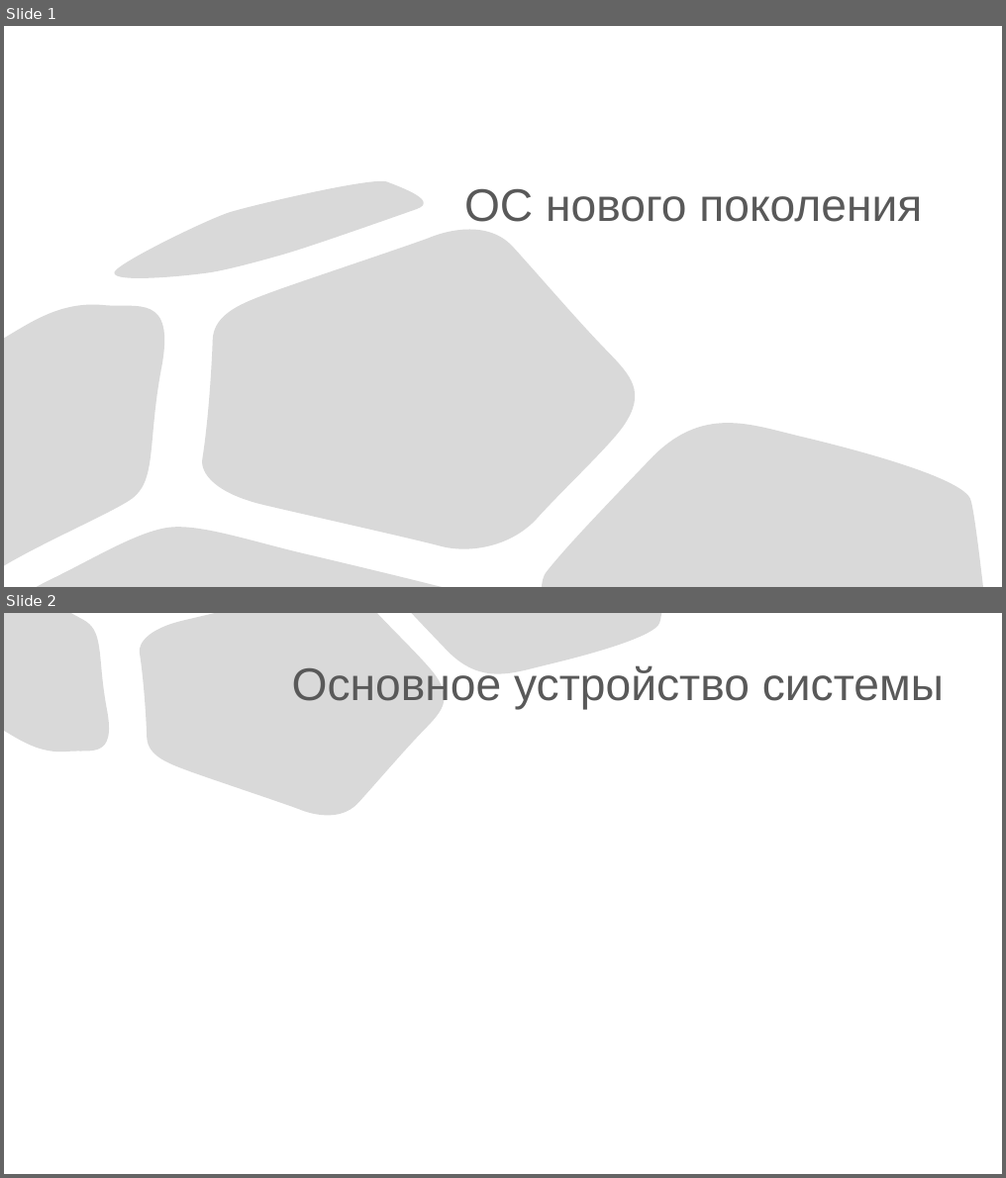
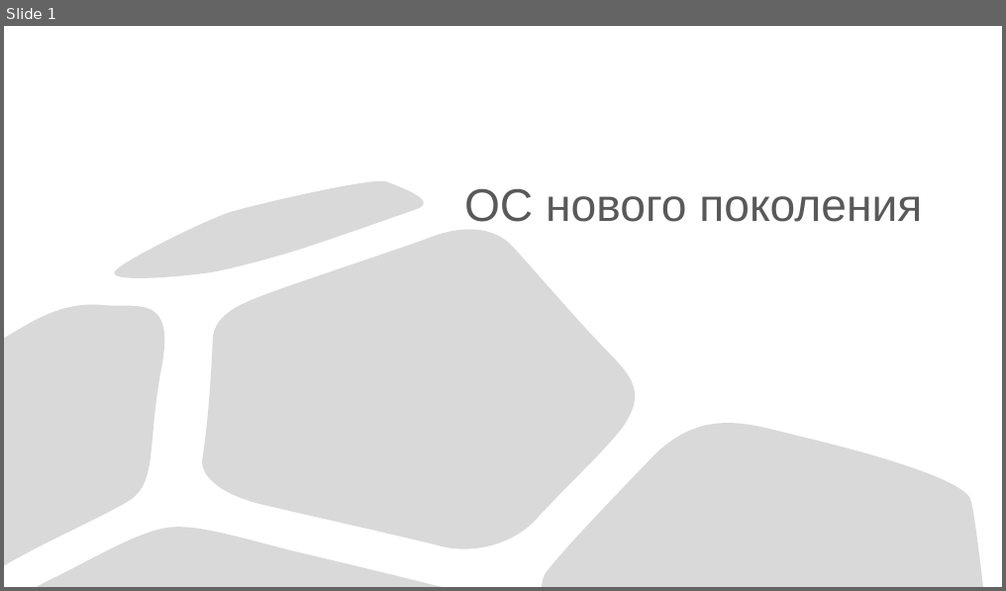
Before and after one commit to slawacats/clyx, a slide deck: NewOS.pptx. Shown one above the other, each under a label of ours: slides 1 and 2 before the commit, slide 1 after it. The pictures are 1006x1178 and 1006x591 pixels, drawn with LibreOffice and Linux fonts; fonts in the diff are those of the drawing. Boxes give left, top, right and bottom in pixels: in the first picture for what was removed or moved away, otherwise in the second. Text is boxed around its words. In the diff, an @@ line names an element or a change of style, - is before the commit and + after.

```diff
--- a/NewOS.pptx
+++ b/NewOS.pptx
@@ slide 2 removed at <box>4,613,1002,1174</box>, background #FFFFFF @@
@@ freeform shape removed at <box>4,613,116,761</box> @@
@@ freeform shape removed at <box>138,613,452,827</box> @@
@@ freeform shape removed at <box>411,613,661,686</box> @@
@@ title removed at <box>292,665,944,710</box> @@
-Основное устройство системы
```
Also in this commit, not shown: 1 slide changed, 4 slides added, 1 other file.
